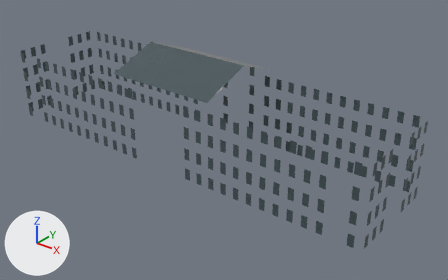
The Blender file SourceArt/Models/SM_Glass_Hovedbygningen.blend as it was, and as the next commit left it.
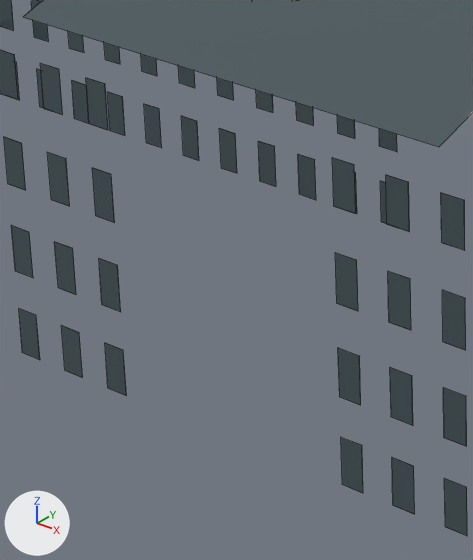
Old and new are each drawn whole from a 50 mm lens placed at (96.5, -109.2, 74.4), pointed at (7.3, 2.2, 5.3) and again close up on the part from 24% to 48% of the width and 25% to 70% of the height. Arrows for +X, +Y and +Z are at lower left; the lights stay in place. The last two pictures show the newer version. The close-ups show mesh edges as thin lines.

Objects in the first close-up: 'SM_Glass_Hovedbygningen'.
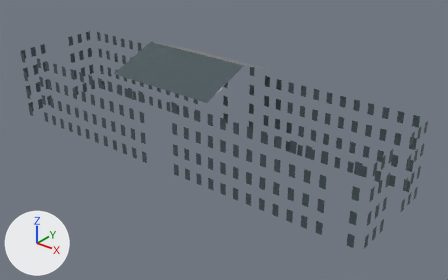
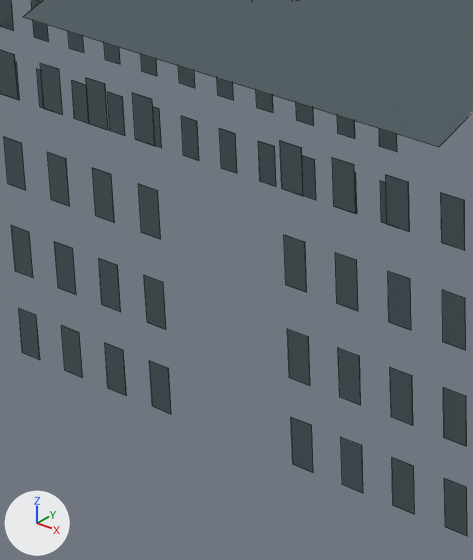
Edits to the scene script, one JSON object a line:
```json
{"block": "me_sm_glass_hovedbygningen", "where": "# used by ob_sm_glass_hovedbygningen; location = (0.0, 0.0, 0.0)"}
{"op": "remove", "block": "me_sm_glass_hovedbygningen", "code": "me_sm_glass_hovedbygningen.from_pydata(...)  # 2000 vertices, 1500 faces; spans x -54.7..54.7, y -13.7..17.7, z 1.2..27.4"}
{"op": "add", "block": "me_sm_glass_hovedbygningen", "code": "me_sm_glass_hovedbygningen.from_pydata(...)  # 2064 vertices, 1548 faces; spans x -54.7..54.7, y -13.7..17.7, z 1.2..27.4"}
{"block": "me_sm_glass_hovedbygningen", "change": "me_sm_glass_hovedbygningen part 1: a new loose piece, a box spanning x -6.15..-4.65, y -13.726..-13.714, z 1.25..4.15, in mat_glass (greyish cyan #455559)"}
{"block": "me_sm_glass_hovedbygningen", "change": "me_sm_glass_hovedbygningen part 2: a new loose piece, a box spanning x 4.65..6.15, y -13.726..-13.714, z 1.25..4.15, in mat_glass (greyish cyan #455559)"}
{"block": "me_sm_glass_hovedbygningen", "change": "me_sm_glass_hovedbygningen part 3: a new loose piece, a box spanning x -6.15..-4.65, y -13.726..-13.714, z 6.55..9.45, in mat_glass (greyish cyan #455559)"}
{"block": "me_sm_glass_hovedbygningen", "change": "me_sm_glass_hovedbygningen part 4: a new loose piece, a box spanning x 4.65..6.15, y -13.726..-13.714, z 6.55..9.45, in mat_glass (greyish cyan #455559)"}
{"block": "me_sm_glass_hovedbygningen", "change": "me_sm_glass_hovedbygningen part 5: a new loose piece, a box spanning x -6.15..-4.65, y -13.726..-13.714, z 12.05..14.95, in mat_glass (greyish cyan #455559)"}
{"block": "me_sm_glass_hovedbygningen", "change": "me_sm_glass_hovedbygningen part 6: a new loose piece, a box spanning x 4.65..6.15, y -13.726..-13.714, z 12.05..14.95, in mat_glass (greyish cyan #455559)"}
{"block": "me_sm_glass_hovedbygningen", "change": "me_sm_glass_hovedbygningen part 7: a new loose piece, a box spanning x -6.15..-4.65, y -13.726..-13.714, z 17.55..20.25, in mat_glass (greyish cyan #455559)"}
{"block": "me_sm_glass_hovedbygningen", "change": "me_sm_glass_hovedbygningen part 8: a new loose piece, a box spanning x 4.65..6.15, y -13.726..-13.714, z 17.55..20.25, in mat_glass (greyish cyan #455559)"}
```

Location of each change, (x1, y1, x2, y2) in pixels of the close-ups (473 x 560 px):
```json
{"part": 1, "of": "me_sm_glass_hovedbygningen", "change": "added", "after": [150, 361, 171, 414]}
{"part": 2, "of": "me_sm_glass_hovedbygningen", "change": "added", "after": [291, 417, 313, 472]}
{"part": 3, "of": "me_sm_glass_hovedbygningen", "change": "added", "after": [144, 275, 166, 330]}
{"part": 4, "of": "me_sm_glass_hovedbygningen", "change": "added", "after": [287, 329, 310, 385]}
{"part": 5, "of": "me_sm_glass_hovedbygningen", "change": "added", "after": [138, 184, 161, 239]}
{"part": 6, "of": "me_sm_glass_hovedbygningen", "change": "added", "after": [284, 235, 307, 292]}
{"part": 7, "of": "me_sm_glass_hovedbygningen", "change": "added", "after": [132, 93, 155, 146]}
{"part": 8, "of": "me_sm_glass_hovedbygningen", "change": "added", "after": [280, 141, 303, 196]}
```
